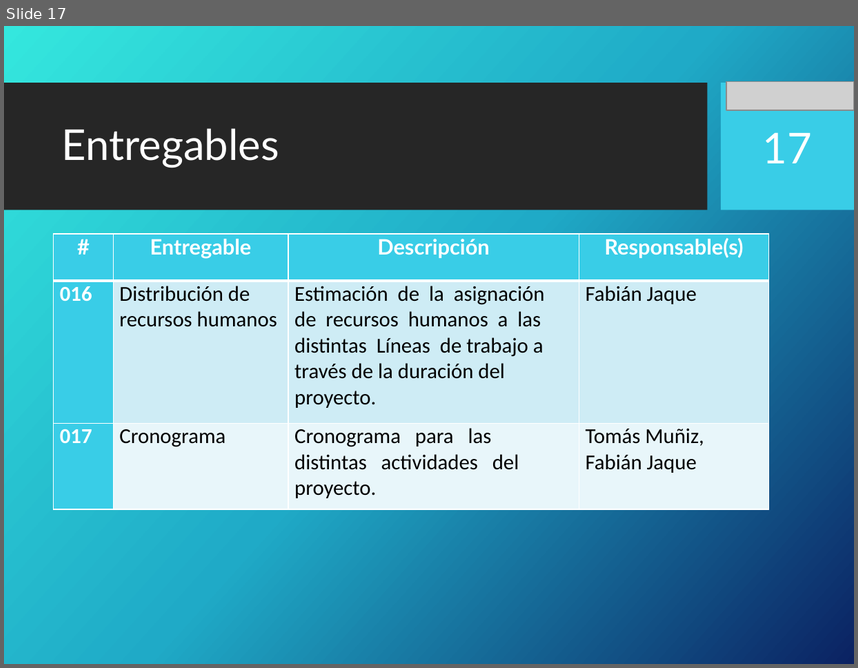
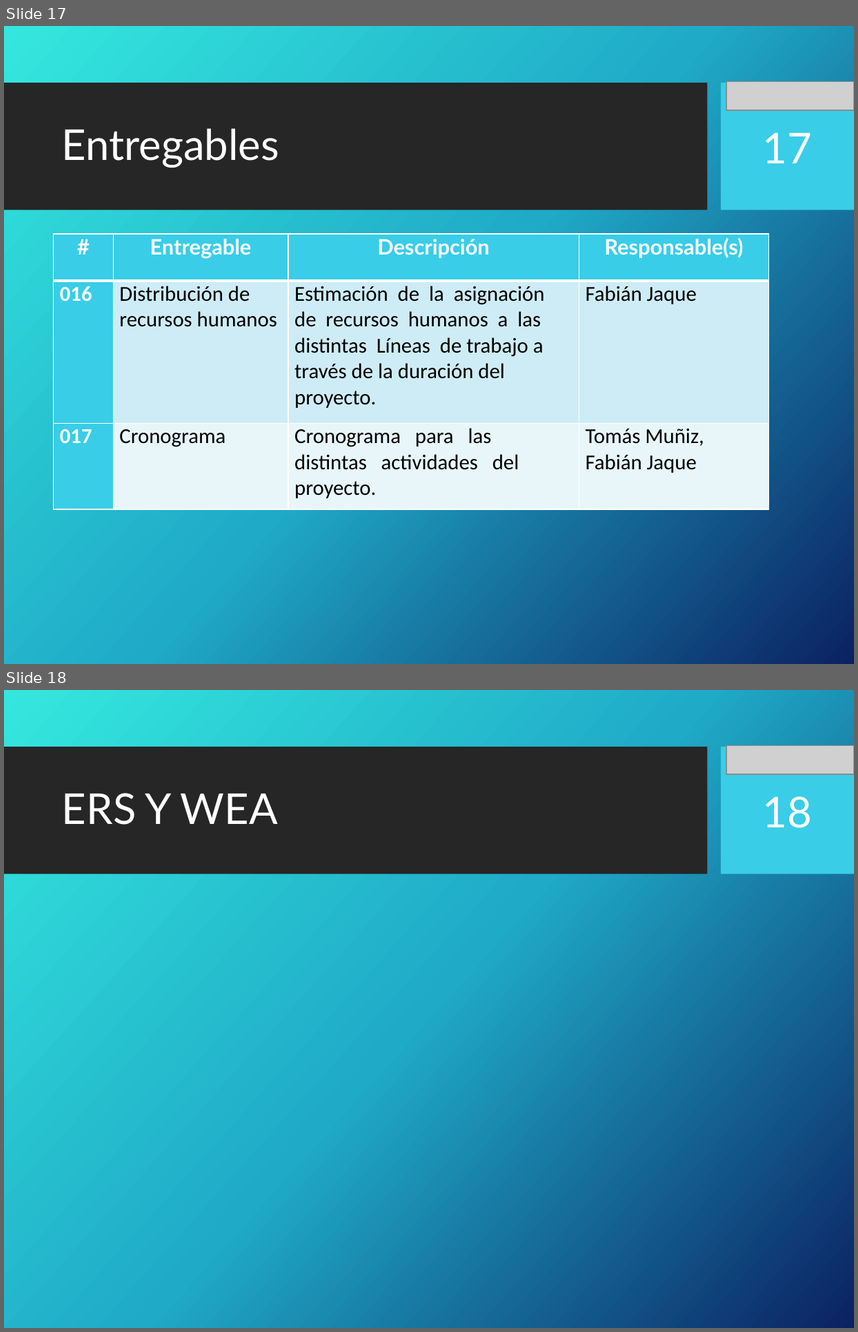
Before and after one commit to portafolio2016/hipocrates, a slide deck: docs/plan-de-proyecto/ppt-iteracion1.pptx. Shown one above the other, each under a label of ours: slide 17 before the commit, slides 17 and 18 after it. The pictures are 858x668 and 858x1332 pixels, drawn with LibreOffice and Linux fonts; fonts in the diff are those of the drawing; grey boxes stand for pictures; background and template pictures are left out. Boxes give left, top, right and bottom in pixels: in the first picture for what was removed or moved away, otherwise in the second. Text is boxed around its words. In the diff, an @@ line names an element or a change of style, - is before the commit and + after.

```diff
--- a/docs/plan-de-proyecto/ppt-iteracion1.pptx
+++ b/docs/plan-de-proyecto/ppt-iteracion1.pptx
@@ slide 18 added at (x1=4, y1=690, x2=854, y2=1328), background picture (left out); not listed: 2 template elements that a slide beside it also shows @@
@@ picture added at (x1=726, y1=746, x2=854, y2=775) @@
@@ title added at (x1=62, y1=793, x2=278, y2=825), 36 pt, text #FFFFFF @@
+ERS Y WEA
@@ page number added at (x1=763, y1=796, x2=812, y2=828), 36 pt, text #FFFFFF @@
+18
```
Also in this commit, not shown: 1 slide changed, 30 other slides added.
